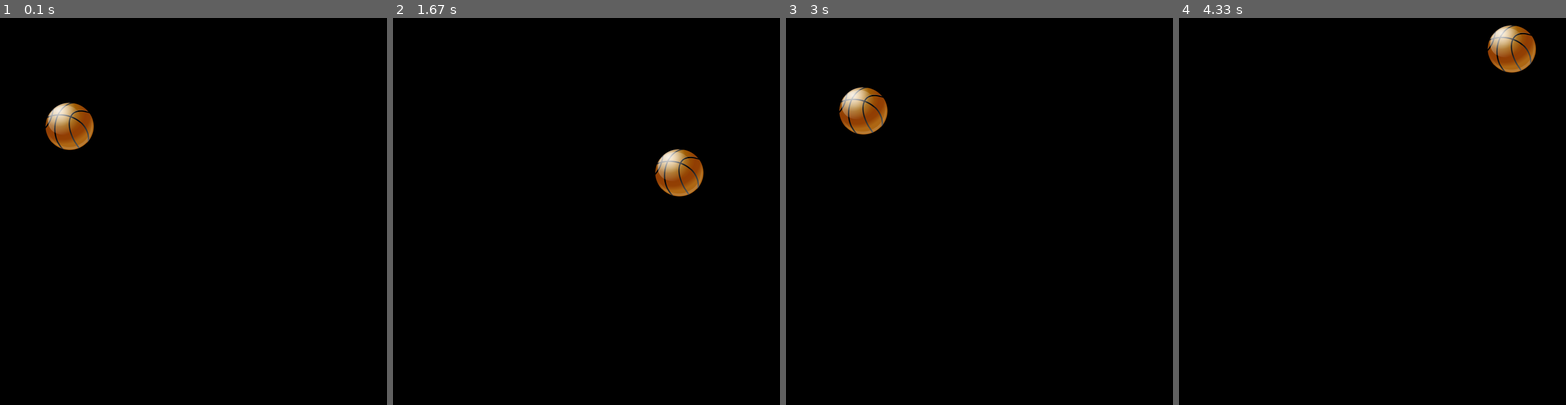
Above: before the commit, frames 1-4 (left to right).
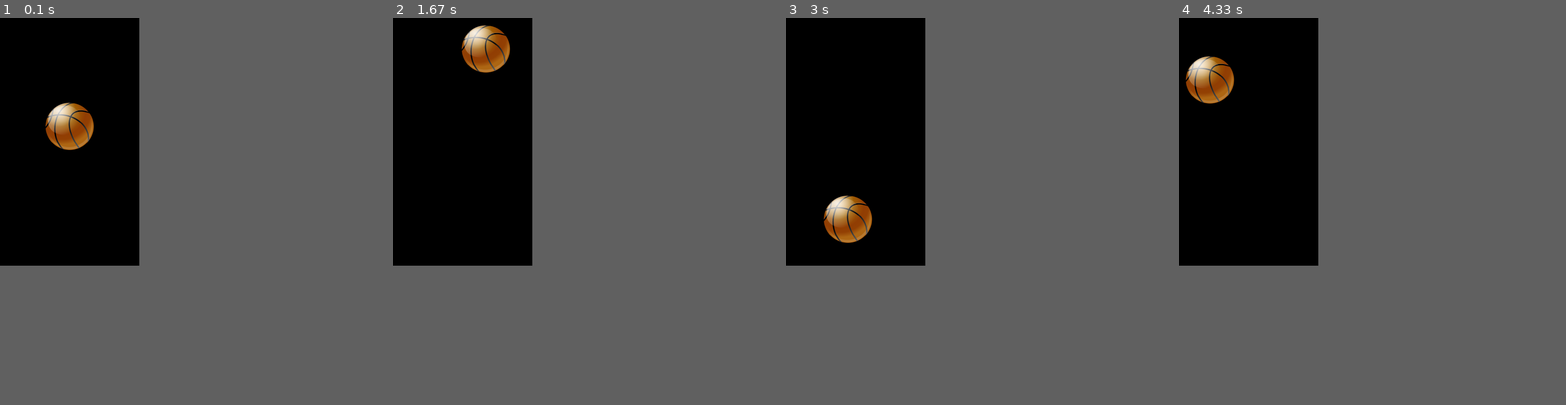
Above: after the commit, the same moments.

Repository: BCshirdavani/pyGame_practice001
Game: pygame game, started from PyGame_001.py
Same seed, same stepped clock (60 frames per second), same inputs: the game is played once before the commit and once after it.
Inputs:
- Up to frame 1 (0.1 s): no input
- Up to frame 2 (1.67 s): no input
- Up to frame 3 (3 s): no input
- Up to frame 4 (4.33 s): no input
The window is 800x800 before the commit and 288x512 after it. Grey fills any space a smaller window leaves; there, only what the larger window draws over its background counts as a difference.

The runs differ from the first frame. In frame 1, only the window size differs. In frame 2, 2.4% of the frame differs, in the area x 17-81%, y 1-47%; in frame 3, 2.4%; in frame 4, 2.4%.

Commit message:
background image test
added a static image to background...

TODO:
make background scroll and repeat.

Diff:
--- a/PyGame_001.py
+++ b/PyGame_001.py
@@ -1,7 +1,7 @@
 import sys, pygame
 pygame.init()
 
-size = width, height = 800, 800
+size = width, height = 288, 512
 speed = [8, 16]
 black = 0, 0, 0
 
@@ -10,6 +10,8 @@
 # ball = pygame.image.load("ball.bmp")
 ball = pygame.image.load("basketball_ball.png")
 ballrect = ball.get_rect()
+# bg = background image
+bg = pygame.image.load("background-day.png")
 
 while 1:
     for event in pygame.event.get():
@@ -22,5 +24,6 @@
         speed[1] = -speed[1]
 
     screen.fill(black)
+    # screen.fill(bg)
     screen.blit(ball, ballrect)
     pygame.display.flip()
--- /dev/null
+++ b/bg_scroll_test.py
@@ -0,0 +1,32 @@
+# background test
+
+import pygame
+import sys
+import pygame.sprite as sprite
+
+theClock = pygame.time.Clock()
+
+background = pygame.image.load('background-day.png')
+
+background_size = background.get_size()
+background_rect = background.get_rect()
+screen = pygame.display.set_mode(background_size)
+x = 0
+y = 0
+w,h = background_size
+running = True
+
+while running:
+    screen.blit(background,background_rect)
+    pygame.display.update()
+    for event in pygame.event.get():
+        if event.type == pygame.QUIT:
+            running = False
+    if(y > h):
+        y = 0
+    else:
+        y += 5
+    screen.blit(background,(x,y))
+    pygame.display.flip()
+    pygame.display.update()
+    theClock.tick(10)
